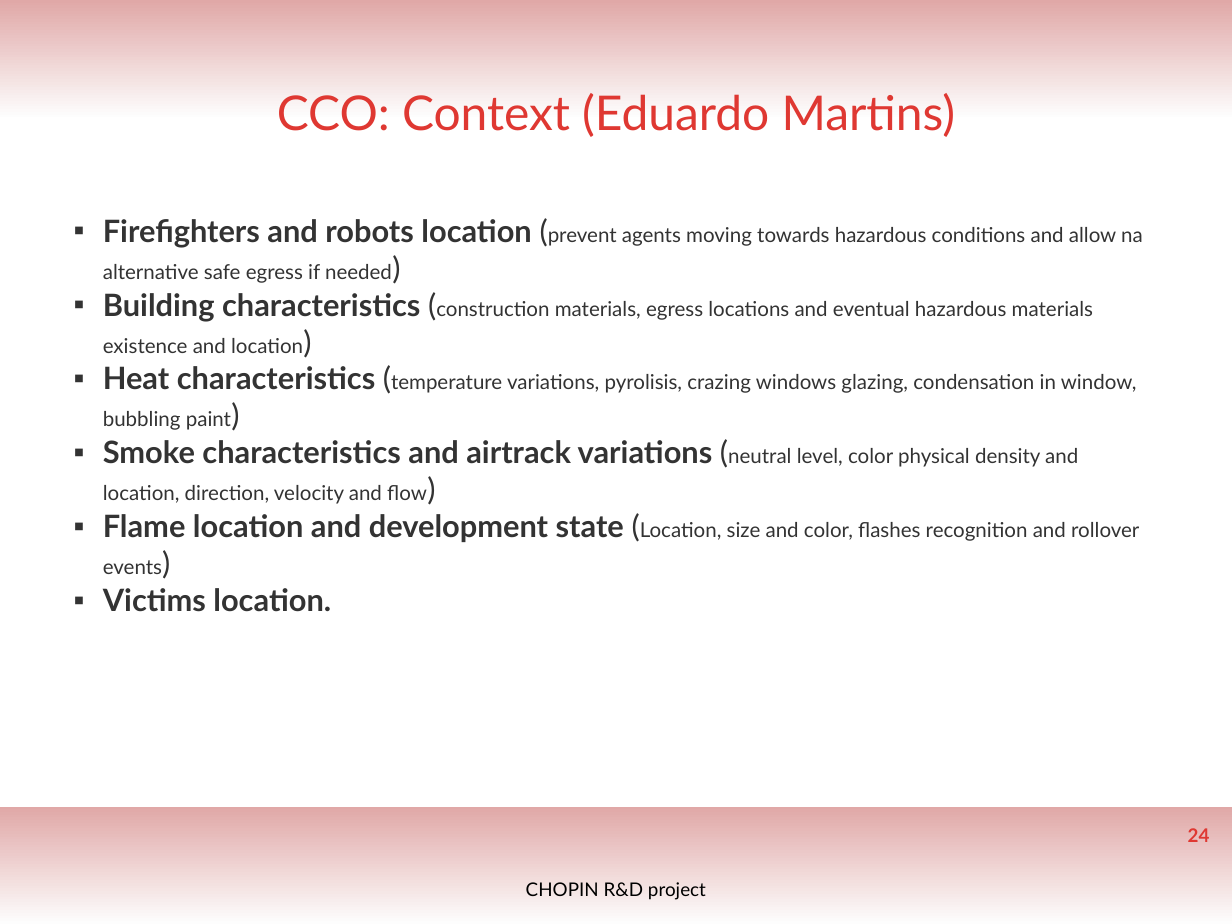
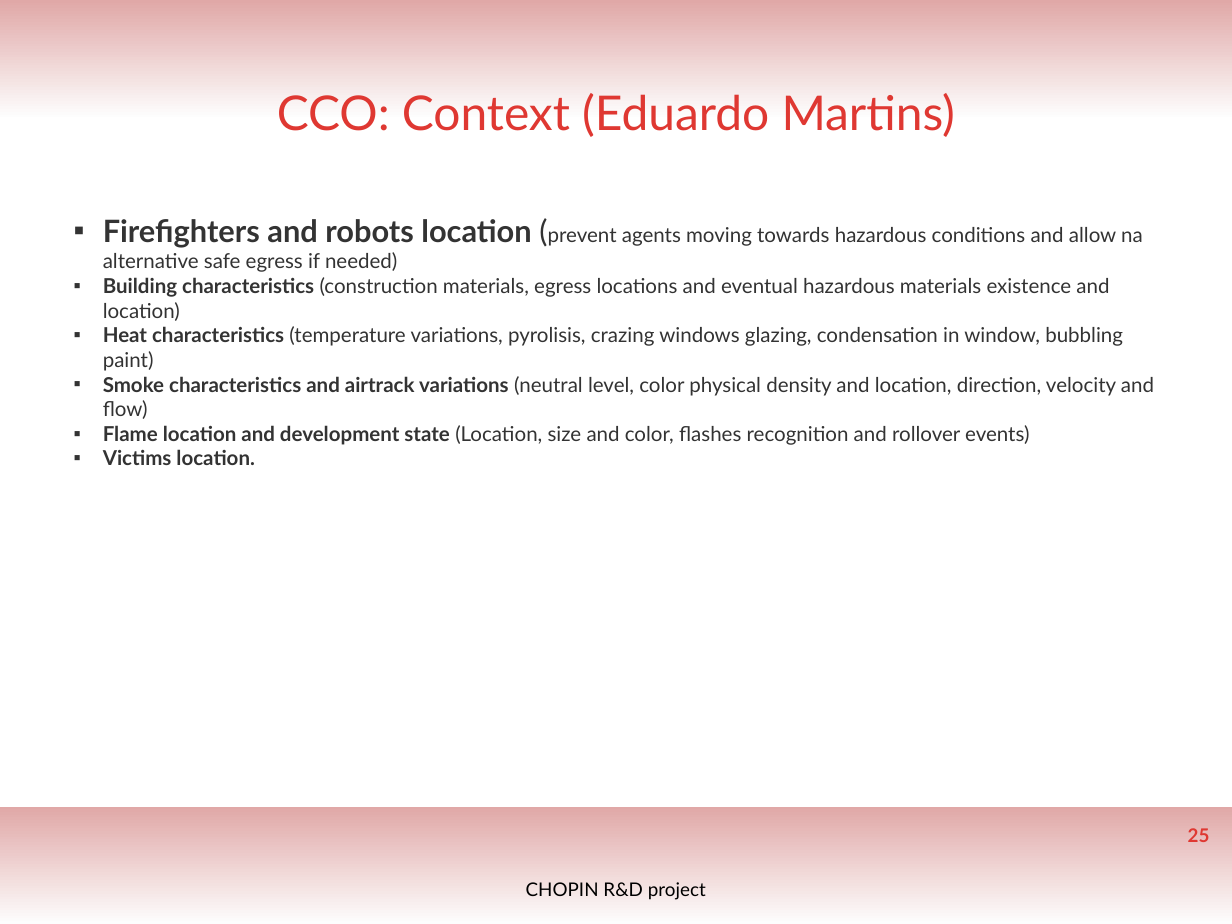
Before and after one commit to olchandra/Context_Awareness_CHOPIN, a slide deck: slide 25 of Context Papers/ISR_meeting_Context_Awarenes.pptx (slide 24 before the commit). Drawn at 1232x924 pixels with LibreOffice and Linux fonts; fonts in the diff are those of the drawing; background and template pictures are left out. Boxes give left, top, right and bottom in pixels: in the first picture for what was removed or moved away, otherwise in the second. Text is boxed around its words. In the diff, an @@ line names an element or a change of style, - is before the commit and + after.

```diff
--- a/Context Papers/ISR_meeting_Context_Awarenes.pptx
+++ b/Context Papers/ISR_meeting_Context_Awarenes.pptx
@@ text "Firefighters and robots location (prevent ..." at bbox=[103, 219, 1154, 465]: size 18 to 12 pt in "needed)", "Building characteristics (construction location)", "Heat characteristics (temperature paint)", "Smoke characteristics and airtrack variations (neutral flow)" and 2 more places @@
@@ page number at bbox=[1188, 828, 1210, 842]: text changed @@
-24
+25
```
Also in this commit, not shown: 16 other slides changed, 1 slide added, 1 other file.
